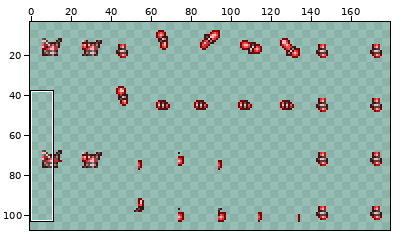
Two versions of one sprite sheet, Content/Items/Armor/AncientBloodflare/AncientBloodflareBodyArmor_Body.png. Above, an overview of the earlier version with the close-up marked.
Close-up. Before the commit:
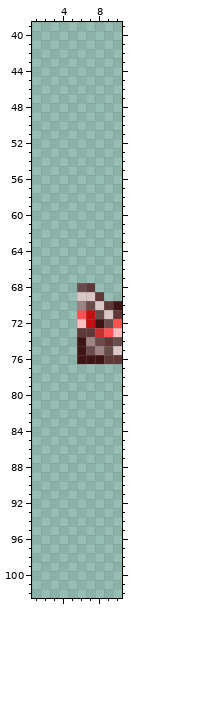
The file is 360x224 pixels, drawn in blocks of 2x2; one block is one cell here. Shown: x 1..10, y 39..102. The wide view leaves out empty margins.
Once edited:
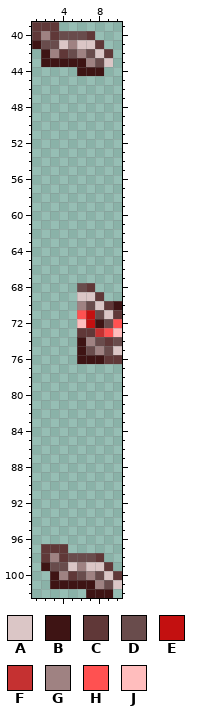
Palette (. is transparent): A #dbc6c6  B #3e1414  C #603838  D #694c4c  E #c31010  F #c53131  G #9f8282  H #ff5151  J #ffbdbd
The edit:
{"y":39,"x":1,"old":"...","new":"CCC"}
{"y":40,"x":1,"old":".......","new":"CGCDDDC"}
{"y":41,"x":1,"old":"........","new":"BDDAGAAC"}
{"y":42,"x":2,"old":"........","new":"BGCDGDAC"}
{"y":43,"x":2,"old":"........","new":"BBBBBGDA"}
{"y":44,"x":6,"old":"...","new":"BBB"}
{"y":97,"x":2,"old":"...","new":"CCC"}
{"y":98,"x":2,"old":".......","new":"CGCDDDC"}
{"y":99,"x":2,"old":"........","new":"BDDAGAAC"}
{"y":100,"x":3,"old":"........","new":"BGCDGDAC"}
{"y":101,"x":3,"old":"........","new":"BBBBBGDA"}
{"y":102,"x":7,"old":"...","new":"BBB"}
{"label":"added","picture_box":[32,22,113,76]}
{"label":"added","picture_box":[41,544,122,598]}
